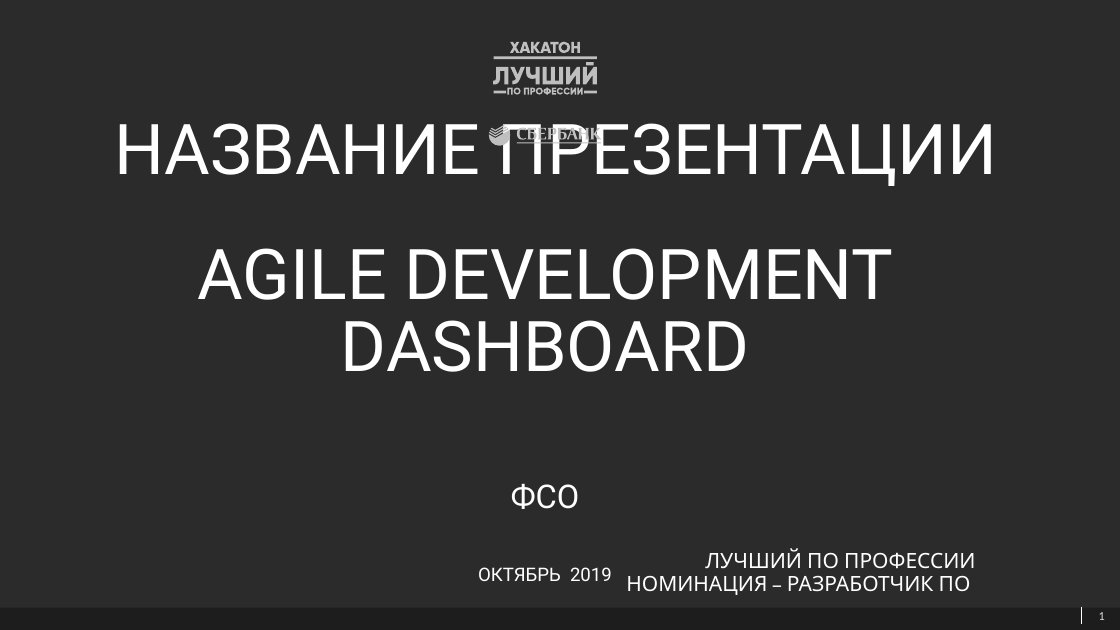
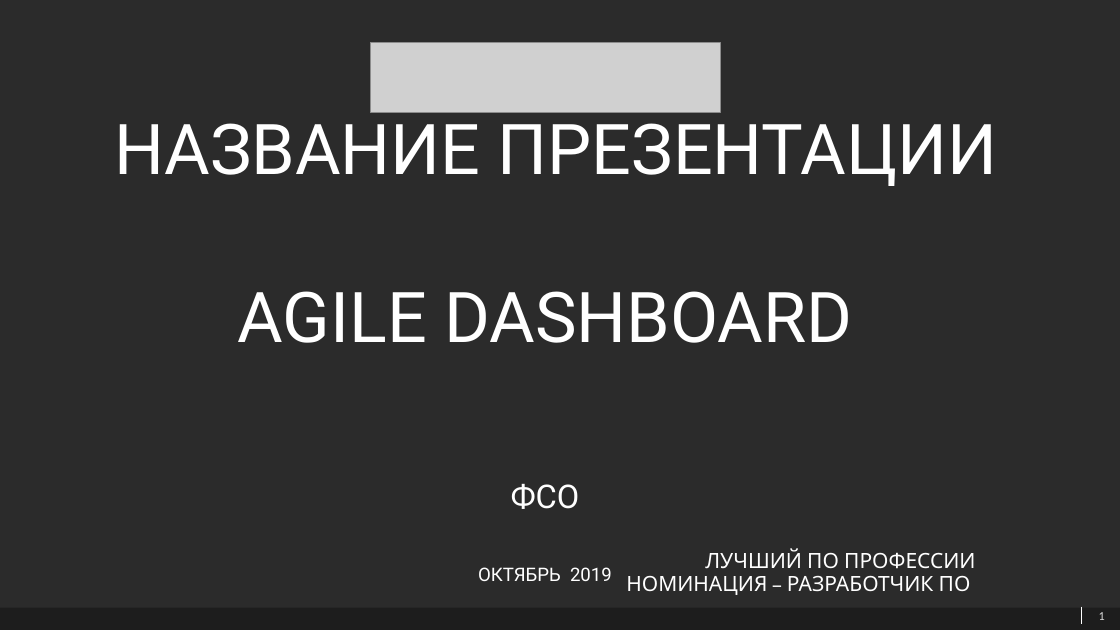
Before and after one commit to Gallardo13/SBH2019, a slide deck: slide 1 of Хакатон_2019_ФСО.1.pptx. Drawn at 1120x630 pixels with LibreOffice and Linux fonts; fonts in the diff are those of the drawing; grey boxes stand for pictures; background and template pictures are left out; a plain dark background stands for a picture behind light text. Boxes give left, top, right and bottom in pixels: in the first picture for what was removed or moved away, otherwise in the second. Text is boxed around its words. In the diff, an @@ line names an element or a change of style, - is before the commit and + after.

```diff
--- a/Хакатон_2019_ФСО.1.pptx
+++ b/Хакатон_2019_ФСО.1.pptx
@@ picture added at (371, 42, 721, 112) @@
@@ freeform shape removed at (493, 42, 597, 95) @@
@@ freeform shape removed at (489, 125, 602, 146) @@
@@ text at (238, 291, 852, 343): text changed @@
-AGILE DEVELOPMENT DASHBOARD
+AGILE DASHBOARD
```
Also in this commit, not shown: 9 other slides changed, 4 slides added, 1 other file.
